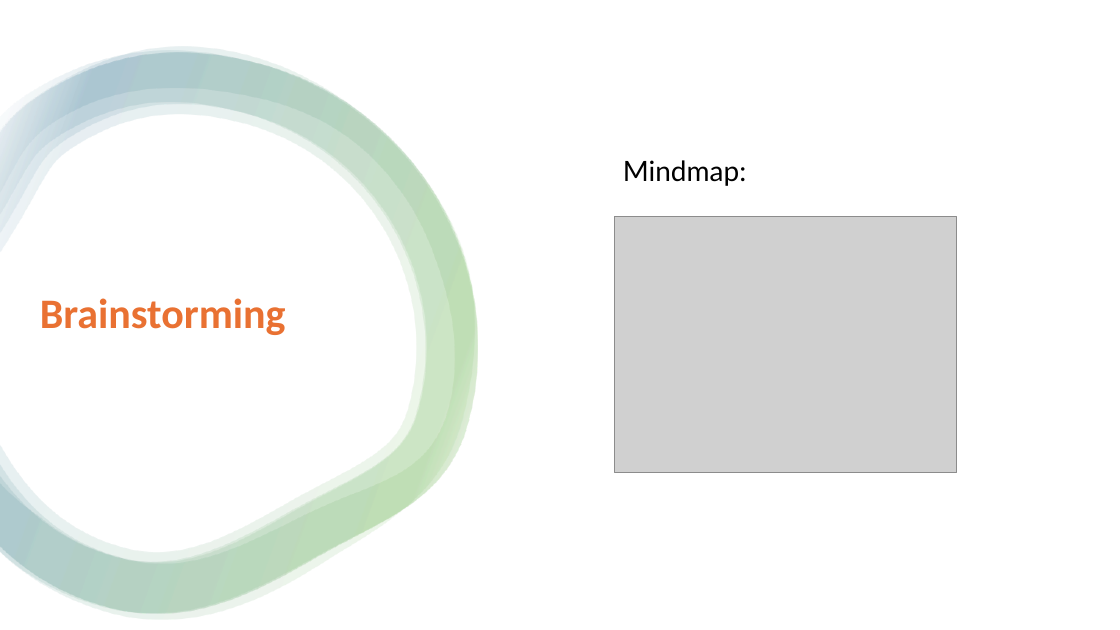
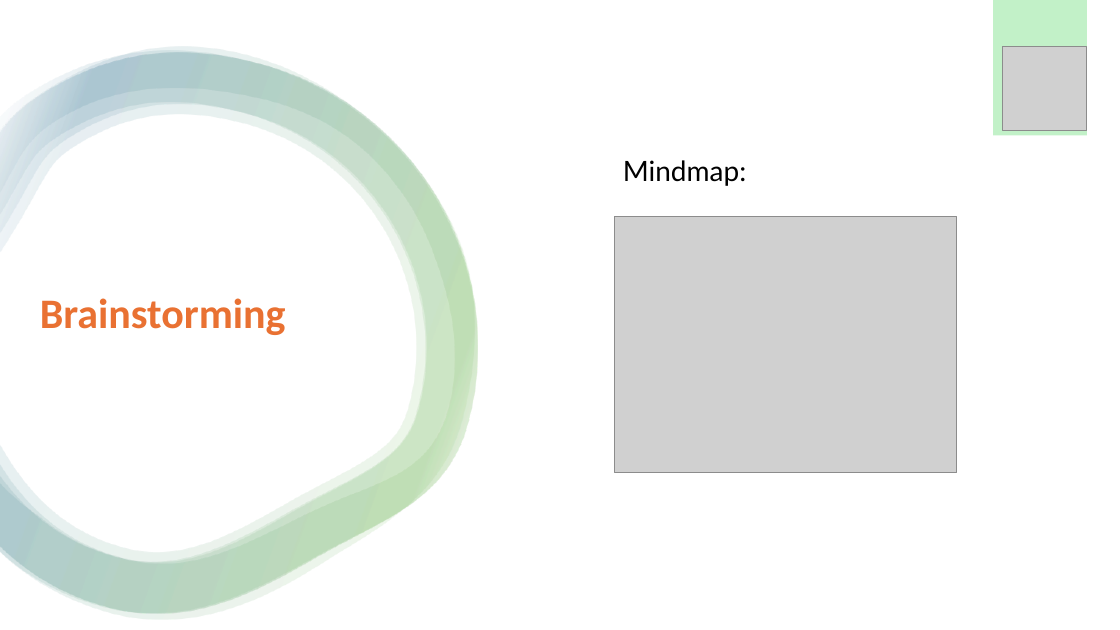
Before and after one commit to Emele-bzra/project-modul431, a slide deck: slide 6 of Material/präsentation_slarachare_games.pptx. Drawn at 1120x630 pixels with LibreOffice and Linux fonts; fonts in the diff are those of the drawing; grey boxes stand for pictures. Boxes give left, top, right and bottom in pixels: in the first picture for what was removed or moved away, otherwise in the second. Text is boxed around its words. In the diff, an @@ line names an element or a change of style, - is before the commit and + after.

```diff
--- a/Material/präsentation_slarachare_games.pptx
+++ b/Material/präsentation_slarachare_games.pptx
@@ rectangle added at <box>993,0,1087,135</box>, fill #C2F1C8 @@
@@ picture added at <box>1003,47,1087,131</box> @@
```
Also in this commit, not shown: 17 other slides changed, 2 slides added.
